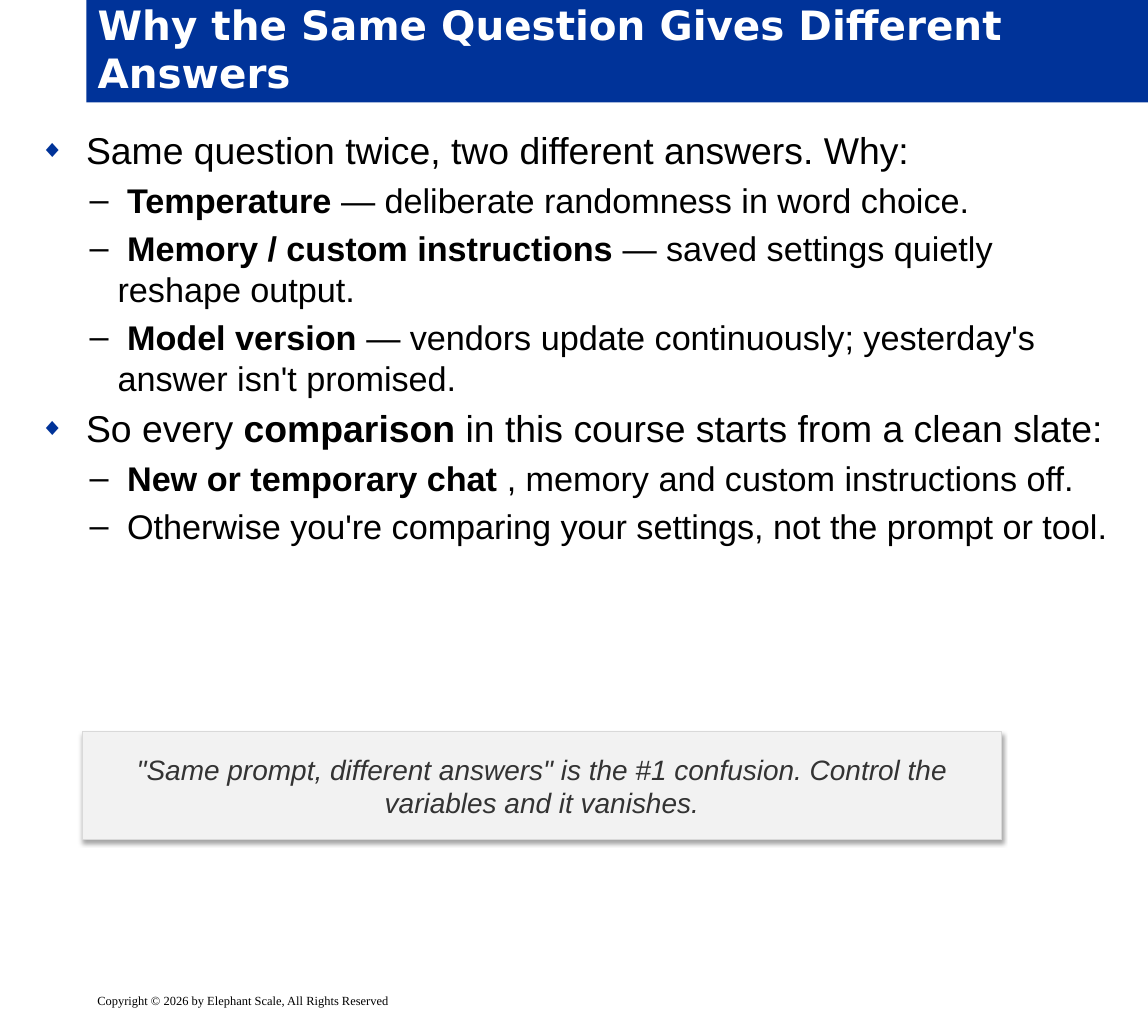
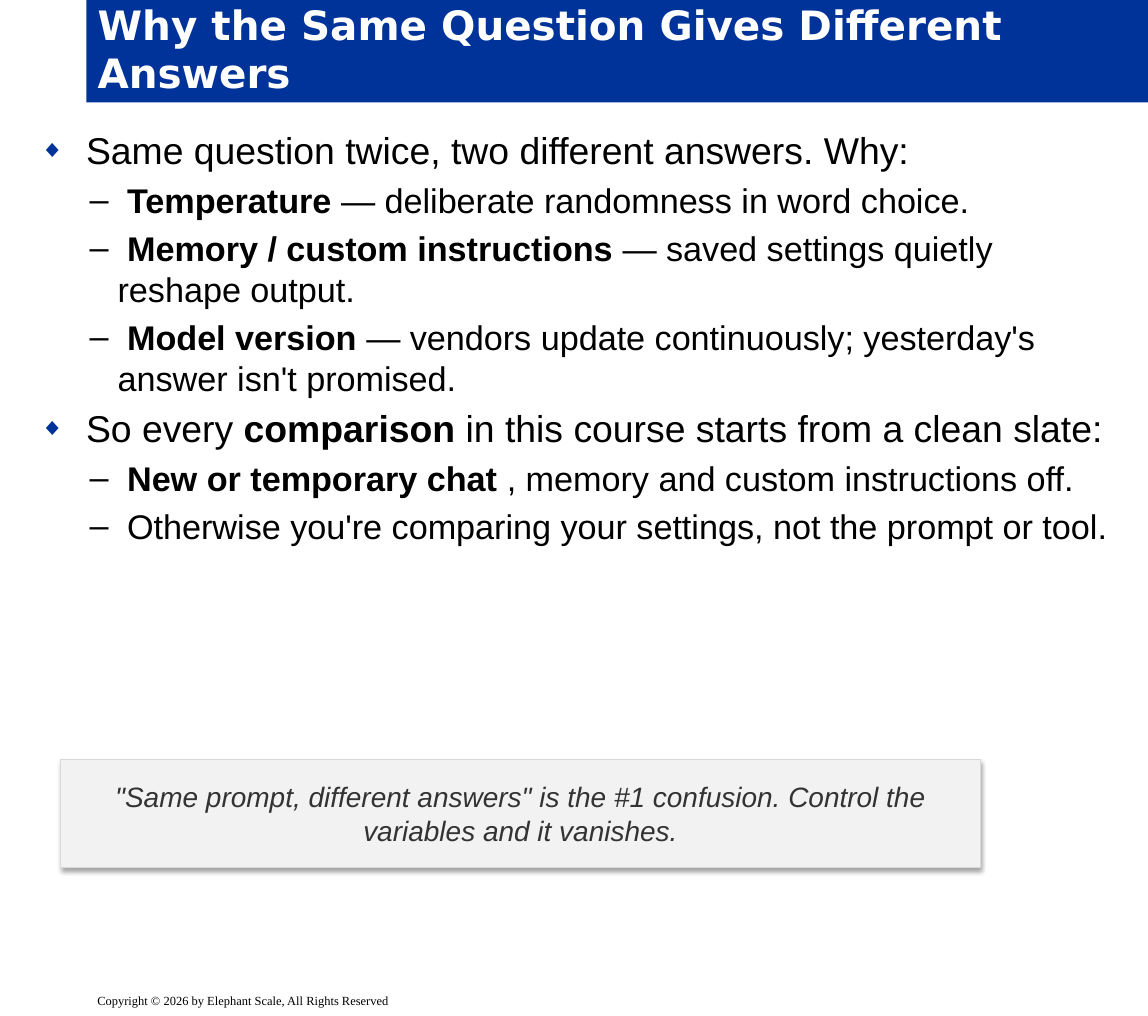
Before and after one commit to elephantscale/Prompt_Engineering_for_Business_Professionals, a slide deck: slide 6 of slides/release/01-how-ai-works.pptx. Drawn at 1148x1016 pixels with LibreOffice and Linux fonts; fonts in the diff are those of the drawing; background and template pictures are left out. Boxes give left, top, right and bottom in pixels: in the first picture for what was removed or moved away, otherwise in the second. Text is boxed around its words. In the diff, an @@ line names an element or a change of style, - is before the commit and + after.

```diff
--- a/slides/release/01-how-ai-works.pptx
+++ b/slides/release/01-how-ai-works.pptx
@@ rectangle ""Same prompt, different answers" is ...": place and size @@
-rectangle ""Same prompt, different answers" is ..." at bbox=[82, 732, 1001, 840]
+rectangle ""Same prompt, different answers" is ..." at bbox=[60, 760, 980, 868]
```
Also in this commit, not shown: 11 other slides changed, 1 other file.
